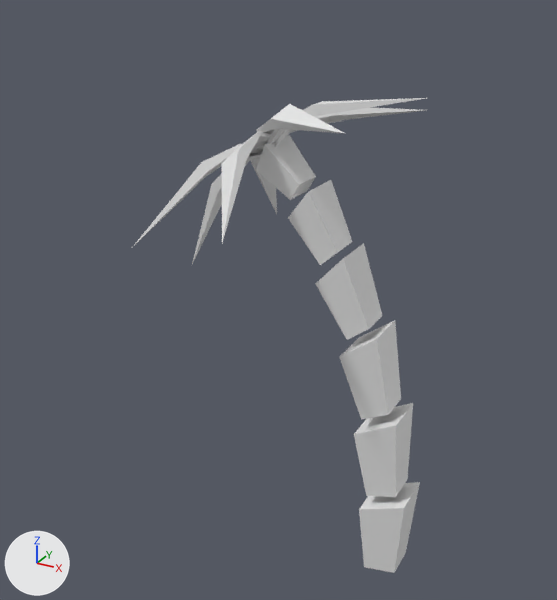
Before and after pictures for a commit that changed the FBX model Assets/Art/Models/PalmTree/NEWPalmTree.FBX.
Before and after are seen from a 50 mm lens placed at (2.87, -8.43, 8.1), pointed at (-1.73, -0.07, 3.91). Lighting does not change. The marker at lower left points along +X, +Y and +Z. Where no turn or scale is listed for an object, it has been applied to the vertices.

The first picture shows 'Box001', 'Box002', 'Box003', 'Box004', 'Box005', 'Box006', 'Pyramid002', 'Pyramid003', 'Pyramid004', 'Pyramid005', 'Pyramid006', 'Pyramid007', 'Pyramid008'.
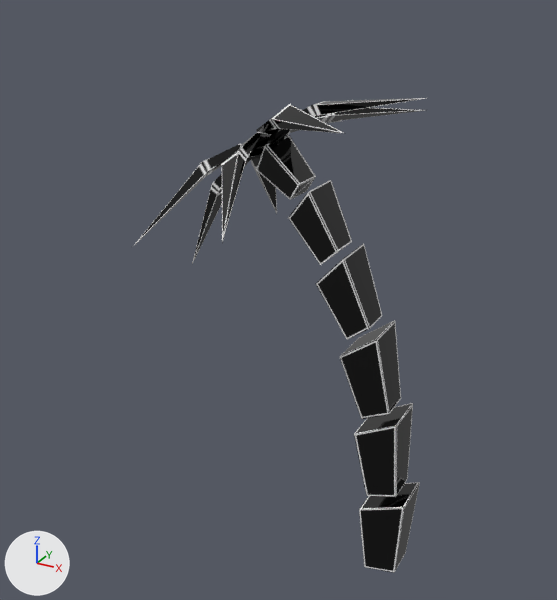
Pixel boxes [x1, y1, x2, y2] of what changed, in the pictures (557 x 600 px):
'Box003', recoloured, surface changed (grey to black): [339, 320, 401, 419] in both
'Box002', recoloured, surface changed (grey to black): [354, 403, 413, 497] in both
'Box001', recoloured, surface changed (grey to black): [359, 482, 420, 573] in both
'Box004', recoloured, surface changed (grey to black): [315, 243, 383, 340] in both
'Box005', recoloured (grey to black): [288, 180, 352, 265] in both
'Box006', recoloured, surface changed (grey to black): [256, 135, 316, 200] in both
'Pyramid002', recoloured, surface changed (white to black): [222, 132, 271, 242] in both
'Pyramid005', recoloured, surface changed (white to black): [256, 104, 346, 134] in both
'Pyramid007', recoloured, surface changed (grey to black): [134, 144, 264, 245] in both
'Pyramid003', recoloured (grey to black): [260, 98, 426, 157] in both
'Pyramid004', recoloured: [193, 154, 261, 261] in both
'Pyramid006', recoloured: [274, 107, 426, 145] in both
'Pyramid008', recoloured (grey to black): [251, 157, 277, 213] in both

Patch to the scene script:
```diff
--- a/Assets/Art/Models/PalmTree/NEWPalmTree.FBX.py
+++ b/Assets/Art/Models/PalmTree/NEWPalmTree.FBX.py
@@ me_mesh_013 @@
 me_mesh_013.from_pydata(...)  # 15 vertices, 16 faces; spans x -0.32..1.32, y -1.72..0.87, z -0.97..1.07
+me_mesh_013.materials.append(mat_material__2)  # picture img_diff_newpalmtreeuseme_jpg
@@ me_mesh_004 @@
 me_mesh_004.from_pydata(...)  # 8 vertices, 7 faces; spans x -0.554..0.093, y -0.32..0.32, z -0.068..0.891
+me_mesh_004.materials.append(mat_material__2)  # picture img_diff_newpalmtreeuseme_jpg
@@ me_mesh_003 @@
 me_mesh_003.from_pydata(...)  # 8 vertices, 7 faces; spans x -0.591..0.125, y -0.32..0.32, z -0.065..1.072
+# me_mesh_003 part 6: texture (UV) coordinates of 7 of 7 faces, centred in x -0.406..0.027, y -0.274..0.274, z 0.01..0.87, changed; they spanned u 0.0..1.0, v 0.0..1.0 and now span u 0.28..0.83, v 0.04..0.85
+me_mesh_003.materials.append(mat_material__2)  # picture img_diff_newpalmtreeuseme_jpg
@@ me_mesh_010 @@
 me_mesh_010.from_pydata(...)  # 15 vertices, 16 faces; spans x -1.41..1.08, y -0.78..1.65, z -1.06..0.12
+# me_mesh_010 part 5: texture (UV) coordinates of 16 of 16 faces, centred in x -1.37..-0.38, y 0.55..1.61, z -1.03..-0.44, changed; they spanned u -0.56..1.0, v 0.0..1.0 and now span u 0.02..0.73, v 0.39..0.94
+me_mesh_010.materials.append(mat_material__2)  # picture img_diff_newpalmtreeuseme_jpg
@@ me_mesh @@
 me_mesh.from_pydata(...)  # 8 vertices, 7 faces; spans x -0.32..0.32, y -0.32..0.32, z 0.017..1.348
+# me_mesh part 2: texture (UV) coordinates of 7 of 7 faces, centred in x -0.274..0.274, y -0.274..0.274, z 0.05..1.215, changed; they spanned u 0.0..1.0, v 0.0..1.0 and now span u 0.02..0.95, v 0.02..0.94
+me_mesh.materials.append(mat_material__2)  # picture img_diff_newpalmtreeuseme_jpg
@@ me_mesh_012 @@
 me_mesh_012.from_pydata(...)  # 15 vertices, 16 faces; spans x -0.55..1.6, y -0.93..1.69, z -0.78..0.7
+# me_mesh_012 part 4: texture (UV) coordinates of 16 of 16 faces, centred in x 0.6..1.57, y 0.53..1.65, z 0.06..0.65, changed; they spanned u -0.56..1.0, v 0.0..1.0 and now span u 0.02..0.85, v 0.54..0.98
+me_mesh_012.materials.append(mat_material__2)  # picture img_diff_newpalmtreeuseme_jpg
@@ me_mesh_009 @@
 me_mesh_009.from_pydata(...)  # 15 vertices, 16 faces; spans x -0.6..1.76, y -0.19..0.23, z -1.19..1.42
+me_mesh_009.materials.append(mat_material__2)  # picture img_diff_newpalmtreeuseme_jpg
@@ me_mesh_008 @@
 me_mesh_008.from_pydata(...)  # 15 vertices, 16 faces; spans x -1.8..1.3, y -0.24..0.18, z -1.38..0.3
+me_mesh_008.materials.append(mat_material__2)  # picture img_diff_newpalmtreeuseme_jpg
@@ me_mesh_011 @@
 me_mesh_011.from_pydata(...)  # 15 vertices, 16 faces; spans x -1.36..1.02, y -1.71..0.86, z -1.04..0.08
+me_mesh_011.materials.append(mat_material__2)  # picture img_diff_newpalmtreeuseme_jpg
@@ me_mesh_002 @@
 me_mesh_002.from_pydata(...)  # 8 vertices, 7 faces; spans x -0.512..0.173, y -0.32..0.32, z -0.035..1.237
+# me_mesh_002 part 7: texture (UV) coordinates of 7 of 7 faces, centred in x -0.357..0.078, y -0.274..0.274, z 0.026..1.052, changed; they spanned u 0.0..1.0, v 0.0..1.0 and now span u 0.27..0.96, v 0.04..0.83
+me_mesh_002.materials.append(mat_material__2)  # picture img_diff_newpalmtreeuseme_jpg
@@ me_mesh_001 @@
 me_mesh_001.from_pydata(...)  # 8 vertices, 7 faces; spans x -0.409..0.204, y -0.32..0.32, z -0.007..1.305
+# me_mesh_001 part 1: texture (UV) coordinates of 7 of 7 faces, centred in x -0.313..0.186, y -0.274..0.274, z 0.039..1.147, changed; they spanned u 0.0..1.0, v 0.0..1.0 and now span u 0.02..0.96, v 0.04..0.98
+me_mesh_001.materials.append(mat_material__2)  # picture img_diff_newpalmtreeuseme_jpg
@@ me_mesh_007 @@
 me_mesh_007.from_pydata(...)  # 15 vertices, 16 faces; spans x -0.48..0.47, y -1.14..2.25, z -0.51..0.4
+# me_mesh_007 part 8: texture (UV) coordinates of 16 of 16 faces, centred in x -0.42..0.07, y 0.88..2.24, z -0.11..0.31, changed; they spanned u -0.56..1.0, v 0.0..1.0 and now span u 0.02..0.59, v 0.02..0.98
+me_mesh_007.materials.append(mat_material__2)  # picture img_diff_newpalmtreeuseme_jpg
@@ me_mesh_005 @@
 me_mesh_005.from_pydata(...)  # 8 vertices, 7 faces; spans x -0.521..0.037, y -0.32..0.32, z -0.08..0.595
+# me_mesh_005 part 3: texture (UV) coordinates of 7 of 7 faces, centred in x -0.458..-0.004, y -0.274..0.274, z -0.011..0.428, changed; they spanned u 0.0..1.0, v 0.0..1.0 and now span u 0.21..0.95, v 0.02..0.98
+me_mesh_005.materials.append(mat_material__2)  # picture img_diff_newpalmtreeuseme_jpg
```
